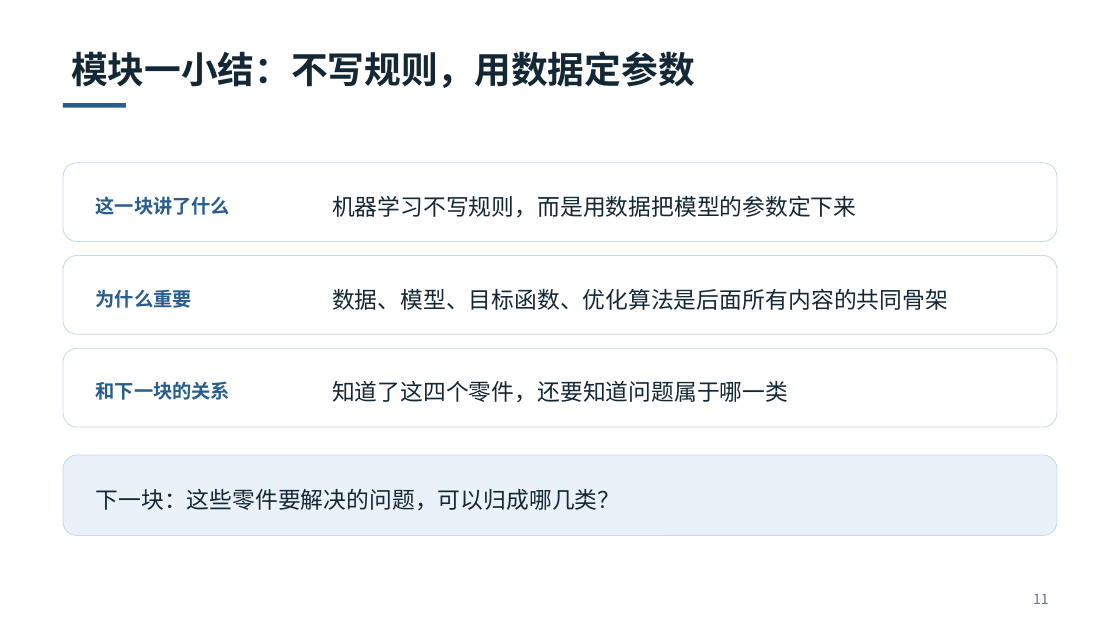
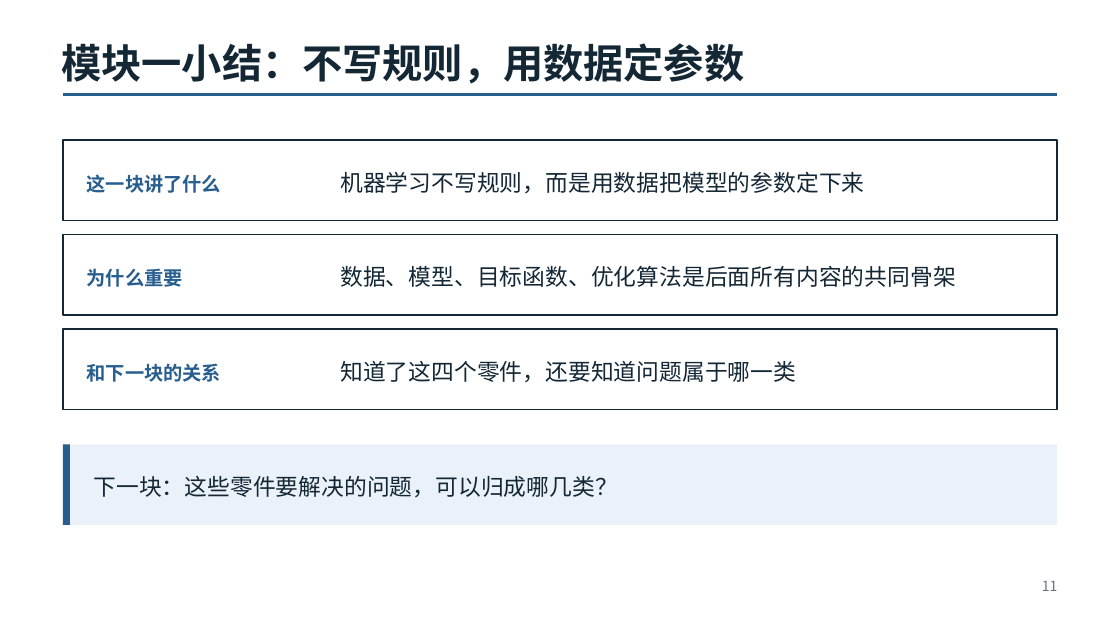
Before and after one commit to fjfjkk2717821463-cpu/Robo-Education-Recruitment, a slide deck: slide 11 of slides/机器学习基础-让程序从数据里找规律.pptx. Drawn at 1120x630 pixels with LibreOffice and Linux fonts; fonts in the diff are those of the drawing. Boxes give left, top, right and bottom in pixels: in the first picture for what was removed or moved away, otherwise in the second. Text is boxed around its words. In the diff, an @@ line names an element or a change of style, - is before the commit and + after.

```diff
--- a/slides/机器学习基础-让程序从数据里找规律.pptx
+++ b/slides/机器学习基础-让程序从数据里找规律.pptx
@@ text "模块一小结：不写规则，用数据定参数" at [61, 43, 744, 84]: size 31.5 to 34.5 pt, font Noto Sans CJK JP to Noto Sans CJK SC; line spacing 1.1 to 1 @@
@@ rectangle removed at [63, 103, 126, 108] @@
@@ freeform shape added at [63, 94, 1057, 95], outline #285E8E 3 pt @@
@@ rectangle added at [63, 140, 1057, 221], fill #FFFFFF, outline #142735 1.5 pt @@
@@ rounded rectangle removed at [63, 163, 1057, 242] @@
@@ text "这一块讲了什么": place and size @@
-text "这一块讲了什么" at [96, 196, 230, 215]
+text "这一块讲了什么" at [87, 174, 221, 193]
@@ text "机器学习不写规则，而是用数据把模型的参数定下来": place and size @@
-text "机器学习不写规则，而是用数据把模型的参数定下来" at [332, 196, 857, 218]
+text "机器学习不写规则，而是用数据把模型的参数定下来" at [340, 172, 864, 194]
@@ rectangle added at [63, 234, 1057, 315], fill #FFFFFF, outline #142735 1.5 pt @@
@@ rounded rectangle removed at [63, 255, 1057, 334] @@
@@ text "为什么重要": place and size @@
-text "为什么重要" at [96, 289, 192, 308]
+text "为什么重要" at [87, 268, 183, 287]
@@ text "数据、模型、目标函数、优化算法是后面所有内容的共同骨架": place and size @@
-text "数据、模型、目标函数、优化算法是后面所有内容的共同骨架" at [332, 289, 948, 310]
+text "数据、模型、目标函数、优化算法是后面所有内容的共同骨架" at [340, 266, 955, 287]
@@ rectangle added at [63, 329, 1057, 410], fill #FFFFFF, outline #142735 1.5 pt @@
@@ rounded rectangle removed at [63, 349, 1057, 428] @@
@@ text "知道了这四个零件，还要知道问题属于哪一类": place and size @@
-text "知道了这四个零件，还要知道问题属于哪一类" at [332, 381, 788, 403]
+text "知道了这四个零件，还要知道问题属于哪一类" at [340, 361, 796, 383]
@@ text "和下一块的关系": place and size @@
-text "和下一块的关系" at [96, 381, 230, 400]
+text "和下一块的关系" at [87, 363, 221, 382]
@@ rectangle added at [63, 444, 1057, 525], fill #EAF1F8 @@
@@ rectangle added at [63, 444, 70, 525], fill #285E8E @@
@@ rounded rectangle removed at [63, 455, 1057, 536] @@
@@ font Noto Sans CJK JP to Noto Sans CJK SC; line spacing 1.3 to 1; vertical alignment middle to top in 7 elements at [340, 266, 955, 287], [340, 172, 864, 194], [87, 363, 221, 382], [87, 174, 221, 193], [340, 361, 796, 383], [87, 268, 183, 287], [94, 476, 618, 497] @@
@@ text "下一块：这些零件要解决的问题，可以归成哪几类？": place and size @@
-text "下一块：这些零件要解决的问题，可以归成哪几类？" at [96, 489, 621, 510]
+text "下一块：这些零件要解决的问题，可以归成哪几类？" at [94, 476, 618, 497]
@@ text "11": place and size @@
-text "11" at [1033, 594, 1049, 604]
+text "11" at [1042, 581, 1058, 591]
@@ text "11" at [1042, 581, 1058, 591]: font Noto Sans CJK JP to Noto Sans CJK SC; line spacing 1.3 to 1 @@
```
Also in this commit, not shown: 21 other slides changed, 4 other files.
